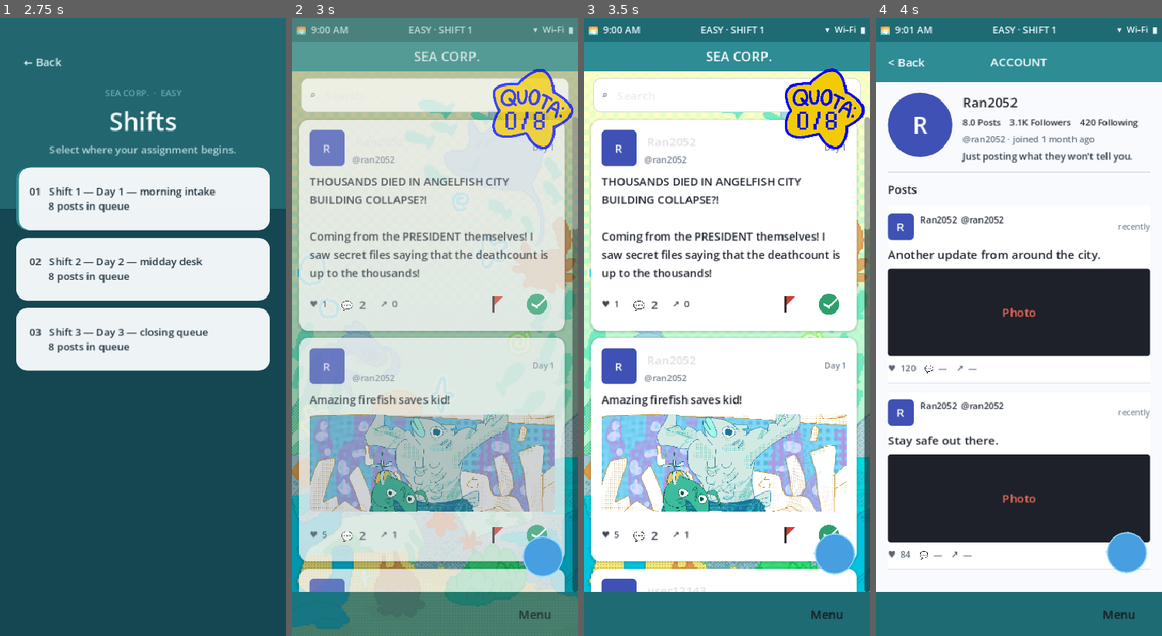
Above: before the commit, frames 1-4 (left to right).
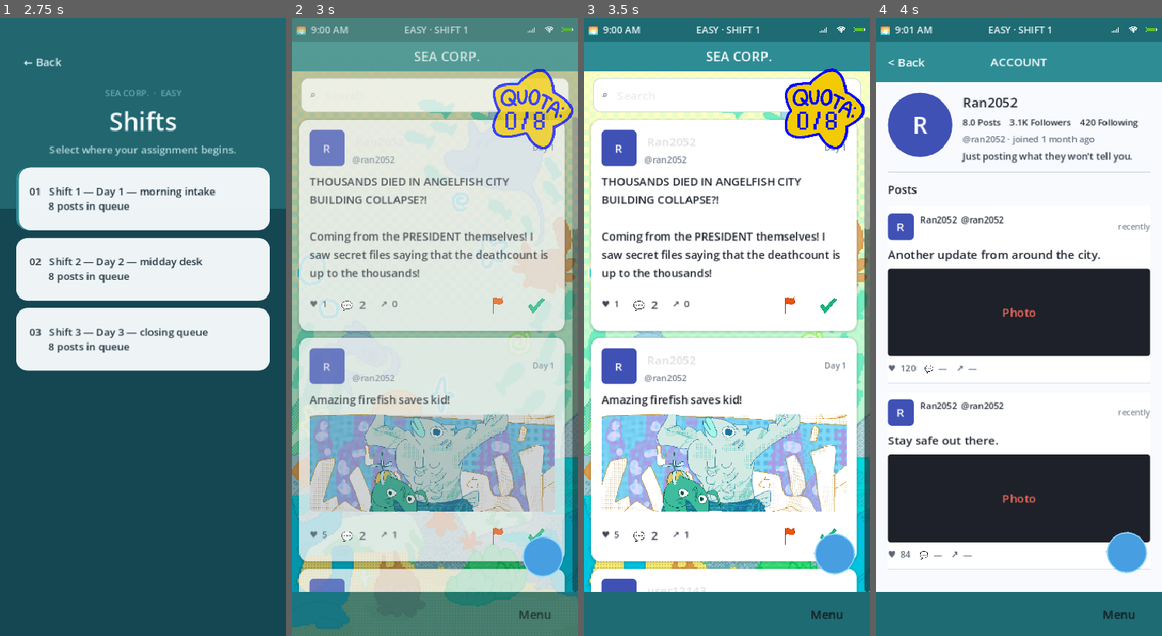
Above: after the commit, the same moments.

Repository: daniellalimbag/project-guppi
Game: Godot game, scene res://scenes/core/AppFlow.tscn
Same seed, same stepped clock (60 frames per second), same inputs: the game is played once before the commit and once after it.
Inputs (mouse positions are in pixels of both pictures, inside the frame that each line leads up to):
- Up to frame 1 (2.75 s): click "New game" at 1.25 s; click "Easy Shorter queues and clear…" at 2 s
- Up to frame 2 (3 s): click "01 Shift 1 — Day 1 — morning …" at 2.75 s
- Up to frame 3 (3.5 s): no input
- Up to frame 4 (4 s): click (910, 147) at 3.52 s

Frame 1 is identical in both runs. In frame 2, 0.6% of the frame differs, in the area x 39-99%, y 1-86%; in frame 3, 0.6%; in frame 4, 0.3%.

Commit message:
feat: add real status bar icons, swap flag/check icons on post cards

Diff:
--- a/scenes/feed/PostCard.tscn
+++ b/scenes/feed/PostCard.tscn
@@ -1,8 +1,8 @@
 [gd_scene load_steps=10 format=3]
 
 [ext_resource type="Script" path="res://scenes/feed/PostCard.gd" id="1"]
-[ext_resource type="Texture2D" path="res://assets/icons/icon_flag.png" id="2"]
-[ext_resource type="Texture2D" path="res://assets/icons/icon_check.png" id="3"]
+[ext_resource type="Texture2D" path="res://assets/icons/Flag.png" id="2"]
+[ext_resource type="Texture2D" path="res://assets/icons/Check.png" id="3"]
 
 [sub_resource type="StyleBoxFlat" id="StyleBoxFlat_card"]
 bg_color = Color(1, 1, 1, 1)
--- a/scenes/ui/PhoneStatusBar.tscn
+++ b/scenes/ui/PhoneStatusBar.tscn
@@ -1,6 +1,9 @@
-[gd_scene load_steps=3 format=3]
+[gd_scene load_steps=6 format=3]
 
 [ext_resource type="Script" path="res://scenes/ui/PhoneStatusBar.gd" id="1"]
+[ext_resource type="Texture2D" path="res://assets/icons/Battery.png" id="2"]
+[ext_resource type="Texture2D" path="res://assets/icons/Signal Bars.png" id="3"]
+[ext_resource type="Texture2D" path="res://assets/icons/Wifi.png" id="4"]
 
 [sub_resource type="StyleBoxFlat" id="StyleBoxFlat_bar"]
 bg_color = Color(0.12, 0.42, 0.45, 1)
@@ -49,9 +52,26 @@
 layout_mode = 2
 size_flags_horizontal = 3
 
-[node name="IconsLabel" type="Label" parent="Row"]
+[node name="SignalIcon" type="TextureRect" parent="Row"]
+custom_minimum_size = Vector2(18, 18)
 layout_mode = 2
-theme_override_colors/font_color = Color(0.95, 0.97, 0.98, 1)
-theme_override_font_sizes/font_size = 12
-text = "▾  Wi‑Fi  ▮"
-horizontal_alignment = 2
+size_flags_vertical = 4
+texture = ExtResource("3")
+expand_mode = 1
+stretch_mode = 5
+
+[node name="WifiIcon" type="TextureRect" parent="Row"]
+custom_minimum_size = Vector2(18, 18)
+layout_mode = 2
+size_flags_vertical = 4
+texture = ExtResource("4")
+expand_mode = 1
+stretch_mode = 5
+
+[node name="BatteryIcon" type="TextureRect" parent="Row"]
+custom_minimum_size = Vector2(18, 18)
+layout_mode = 2
+size_flags_vertical = 4
+texture = ExtResource("2")
+expand_mode = 1
+stretch_mode = 5
Binary file added: assets/icons/Battery.png
Not shown, added: assets/icons/Battery.png.import
Binary file added: assets/icons/Check.png
Not shown, added: assets/icons/Check.png.import
Binary file added: assets/icons/Flag.png
Not shown, added: assets/icons/Flag.png.import
Binary file added: assets/icons/Signal Bars.png
Not shown, changed: assets/icons/Signal Bars.png.import
Binary file added: assets/icons/Wifi.png
Not shown, added: assets/icons/Wifi.png.import
Binary file removed: assets/icons/icon_flag.png
